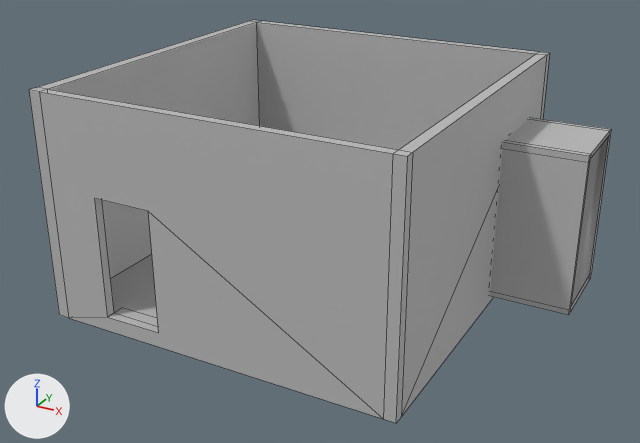
One commit to the FBX model ProjectWalker/Assets/Building Models/granny room fbx.fbx: the scene before it, then after it.
Rendered twice from a 50 mm lens placed at (0.272, -0.481, 0.288), pointed at (0.016, -0.016, 0.055). The axes (+X, +Y, +Z) are drawn at lower left. The lights are the same throughout. Mesh edges are drawn as thin lines. Where no turn or scale is listed for an object, it has been applied to the vertices.

Objects in the first picture: 'pCube5', 'pasted__pCube4'.
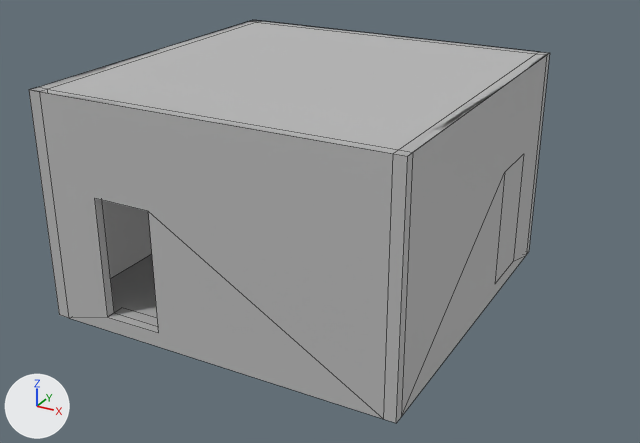
Commit message: Granny room closet removal

Changed parts and their boxes [x1, y1, x2, y2] in the pictures (640 x 443 px):
```json
{"object": "pPlane1", "change": "added", "after": [30, 20, 539, 156]}
{"object": "pasted__pCube4", "change": "deleted", "before": [490, 118, 611, 315]}
```

The change, as JSON lines over the scene's bpy script:
```json
{"op": "add", "block": "me_mesh_001_1", "code": ["me_mesh_001_1 = bpy.data.meshes.new('Mesh.001')", "me_mesh_001_1.from_pydata([(-0.12, -0.12, 0.0), (0.12, -0.12, 0.0), (-0.12, 0.12, 0.0), (0.12, 0.12, 0.0)], [], [(0, 1, 3, 2)])", "me_mesh_001_1.materials.append(mat_lambert1)  # grey #bcbcbc"]}
{"op": "remove", "block": "ob_pasted__pcube4", "code": ["ob_pasted__pcube4 = bpy.data.objects.new('pasted__pCube4', me_mesh)", "ob_pasted__pcube4.location = (0.1457, 0.0591, 0.0592)"]}
{"op": "add", "block": "ob_pplane1", "code": ["ob_pplane1 = bpy.data.objects.new('pPlane1', me_mesh_001_1)", "ob_pplane1.location = (0.0, 0.0, 0.15)"]}
```
